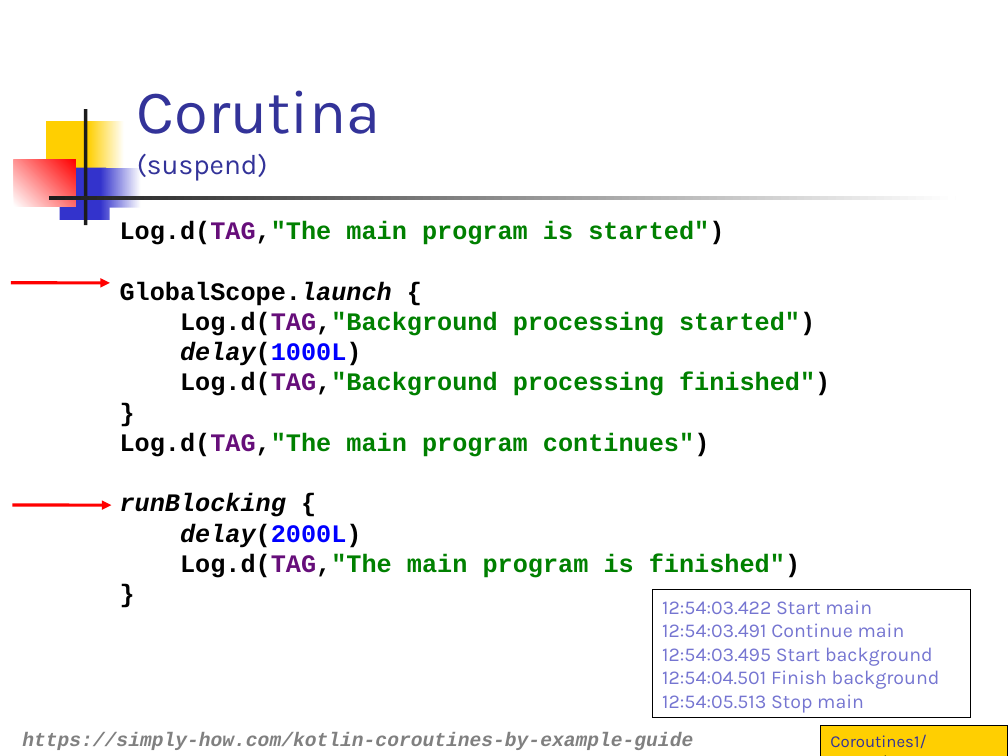
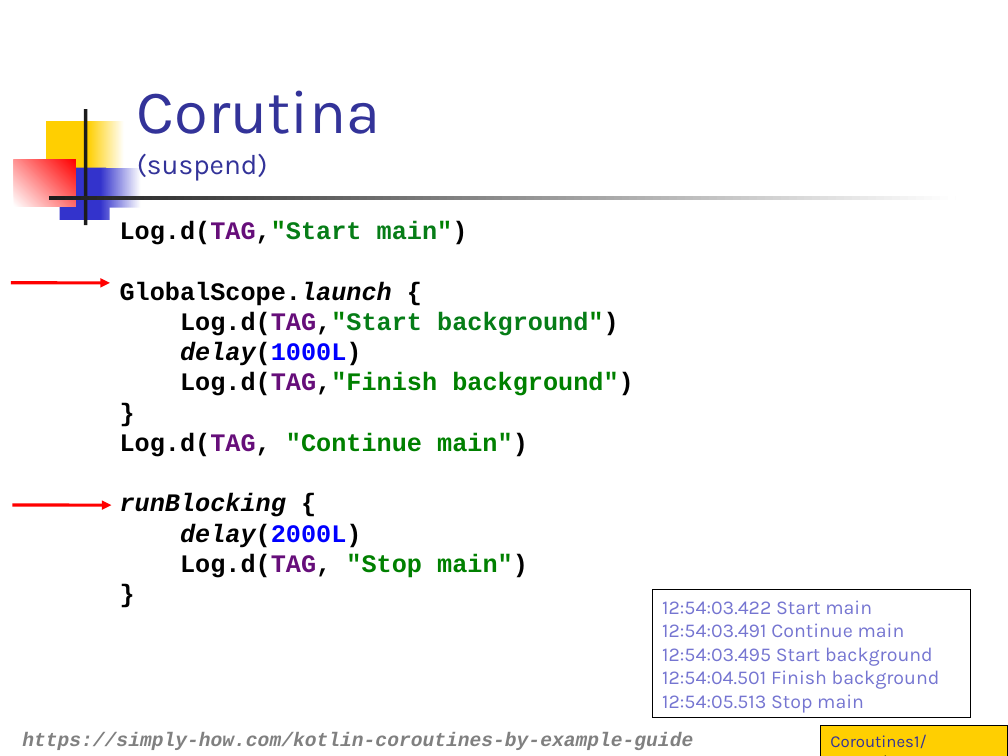
Before and after one commit to vmandro/Prednasky, a slide deck: slide 24 of 10/10_Android.ppt (slide 23 before the commit). Drawn at 1008x756 pixels with LibreOffice and Linux fonts; fonts in the diff are those of the drawing. Boxes give left, top, right and bottom in pixels: in the first picture for what was removed or moved away, otherwise in the second. Text is boxed around its words. In the diff, an @@ line names an element or a change of style, - is before the commit and + after.

```diff
--- a/10/10_Android.ppt
+++ b/10/10_Android.ppt
@@ text at (120, 221, 633, 578): text changed; text colour #008000 to #000000 @@
-Log.d(TAG,"The main program is started")
-GlobalScope.launch {
-Log.d(TAG,"Background processing started")
-delay(1000L)
-Log.d(TAG,"Background processing finished")
-}
-Log.d(TAG,"The main program continues")
-runBlocking {
-delay(2000L)
-Log.d(TAG,"The main program is finished")
-}
+Log.d(TAG,"Start main")
+GlobalScope.launch {
+Log.d(TAG,"Start background")
+delay(1000L)
+Log.d(TAG,"Finish background")
+}
+Log.d(TAG, "Continue main")
+runBlocking {
+delay(2000L)
+Log.d(TAG, "Stop main")
+}
```
Also in this commit, not shown: 26 other slides changed, 1 slide added, 1 slide removed, 2 other files.
